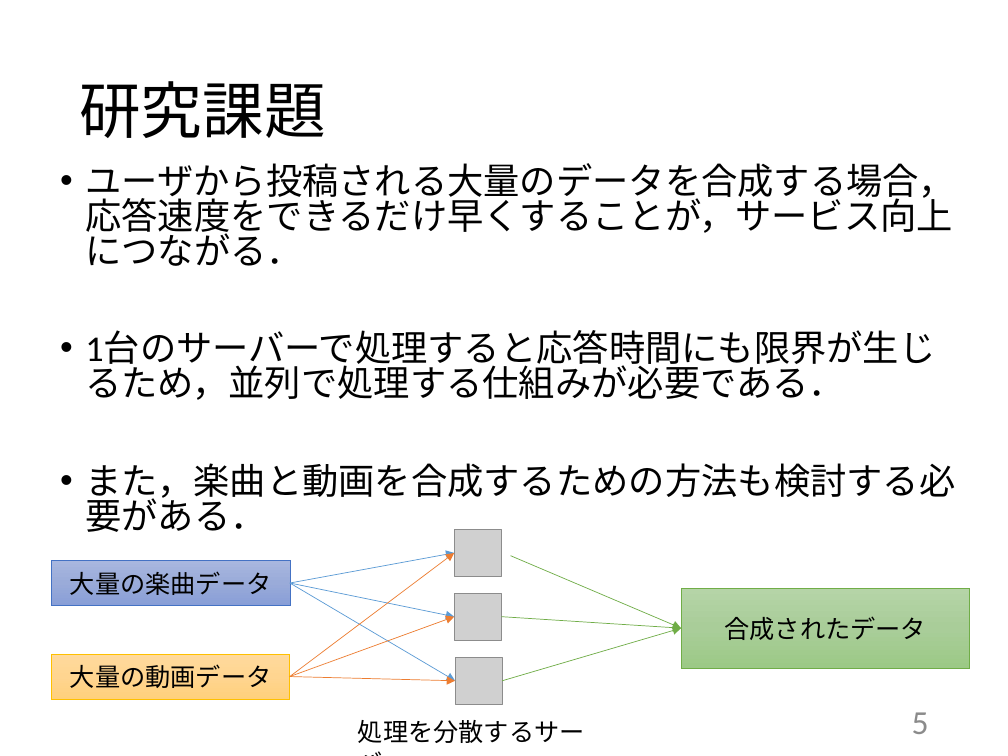
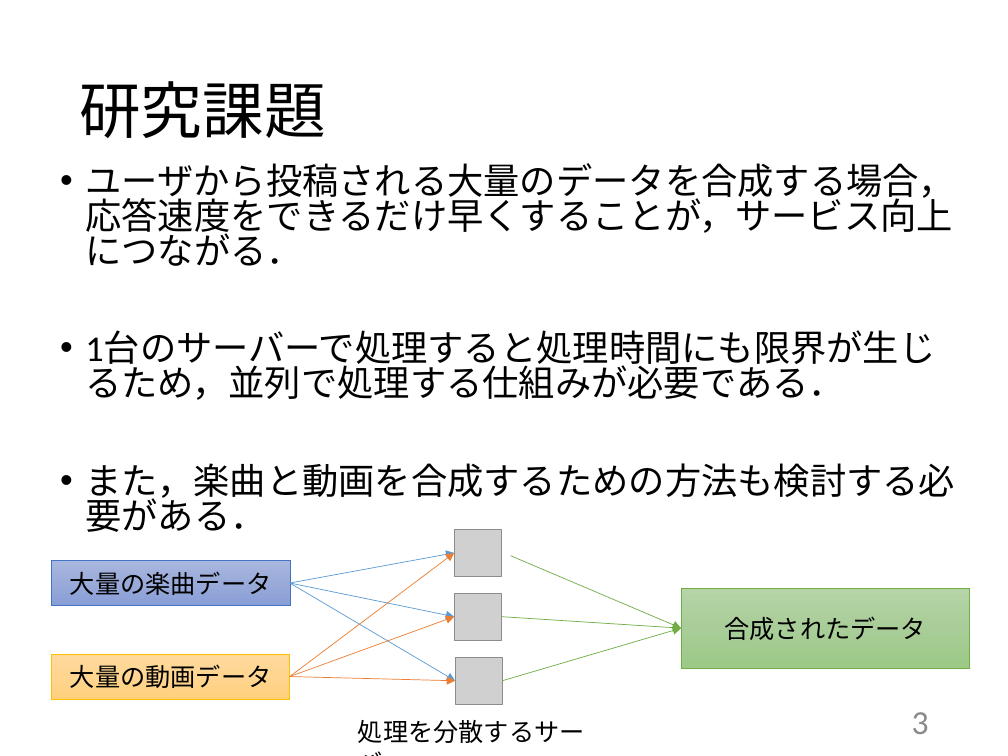
Before and after one commit to kait-takanolab/1821144-yoshii-thesis, a slide deck: slide 3 of 発表用スライド/1821144_yoshii_thesis.pptx (slide 5 before the commit). Drawn at 1008x756 pixels with LibreOffice and Linux fonts; fonts in the diff are those of the drawing; grey boxes stand for pictures. Boxes give left, top, right and bottom in pixels: in the first picture for what was removed or moved away, otherwise in the second. Text is boxed around its words. In the diff, an @@ line names an element or a change of style, - is before the commit and + after.

```diff
--- a/発表用スライド/1821144_yoshii_thesis.pptx
+++ b/発表用スライド/1821144_yoshii_thesis.pptx
@@ text at <box>85,360,845,400</box>: text changed @@
-• 1台のサーバーで処理すると応答時間にも限界が生じるため，並列で処理する仕組みが必要である．
+• 1台のサーバーで処理すると処理時間にも限界が生じるため，並列で処理する仕組みが必要である．
@@ page number at <box>912,712,929,734</box>: text changed @@
-5
+3
```
Also in this commit, not shown: 3 other slides changed, 1 slide removed.
